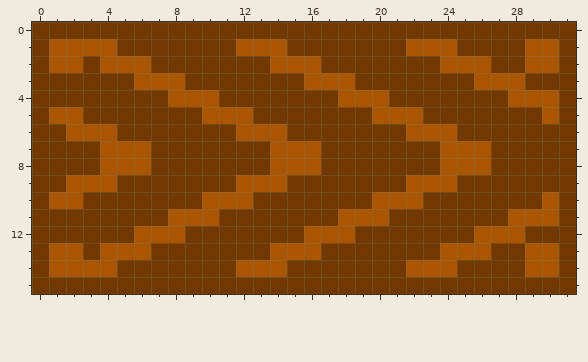
Pixel-art sprite, stored at Assets/not assests/would.png. Above: the version before the commit.
The file is 32x16 pixels.
The same view after the edit:
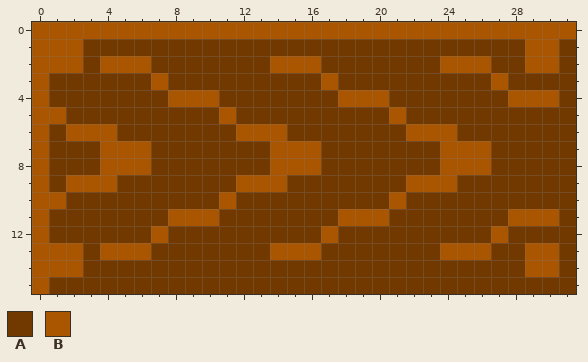
Palette (. is transparent): A #713800  B #aa5500
Changes in this commit:
y 0: x 0..31 AAAAAAAAAAAAAAAAAAAAAAAAAAAAAAAA -> BBBBBBBBBBBBBBBBBBBBBBBBBBBBBBBB
y 1: x 0 A -> B; x 3..4 BB -> AA; x 12..14 BBB -> AAA; x 22..24 BBB -> AAA
y 2: x 0 A -> B
y 3: x 0 A -> B; x 6 B -> A; x 8 B -> A; x 16 B -> A; x 18 B -> A; x 26 B -> A; x 28 B -> A
y 4: x 0 A -> B
y 5: x 0 A -> B; x 2 B -> A; x 10 B -> A; x 12 B -> A; x 20 B -> A; x 22 B -> A; x 30 B -> A
y 6..9: x 0 A -> B
y 10: x 0 A -> B; x 2 B -> A; x 10 B -> A; x 12 B -> A; x 20 B -> A; x 22 B -> A; x 30 B -> A
y 11: x 0 A -> B
y 12: x 0 A -> B; x 6 B -> A; x 8 B -> A; x 16 B -> A; x 18 B -> A; x 26 B -> A; x 28 B -> A
y 13: x 0 A -> B
y 14: x 0 A -> B; x 3..4 BB -> AA; x 12..14 BBB -> AAA; x 22..24 BBB -> AAA
y 15: x 0 A -> B
Changed places in both pictures, as pixel boxes (x1, y1, x2, y2):
changed: (32, 22, 576, 294)
